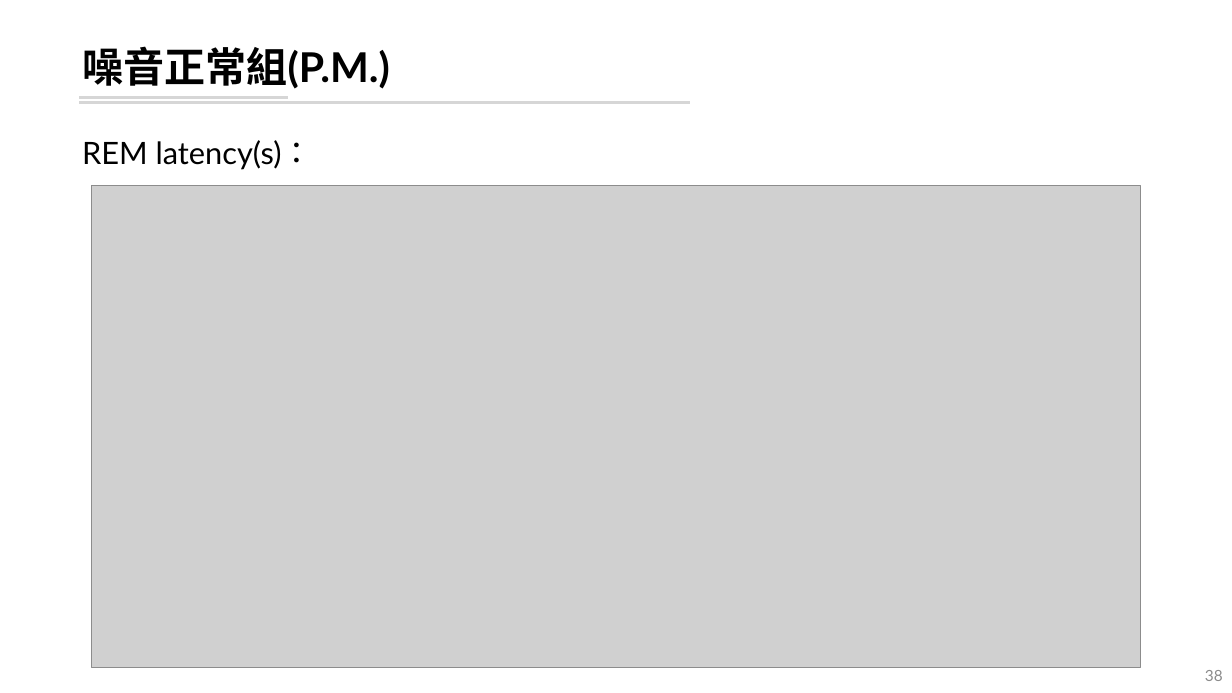
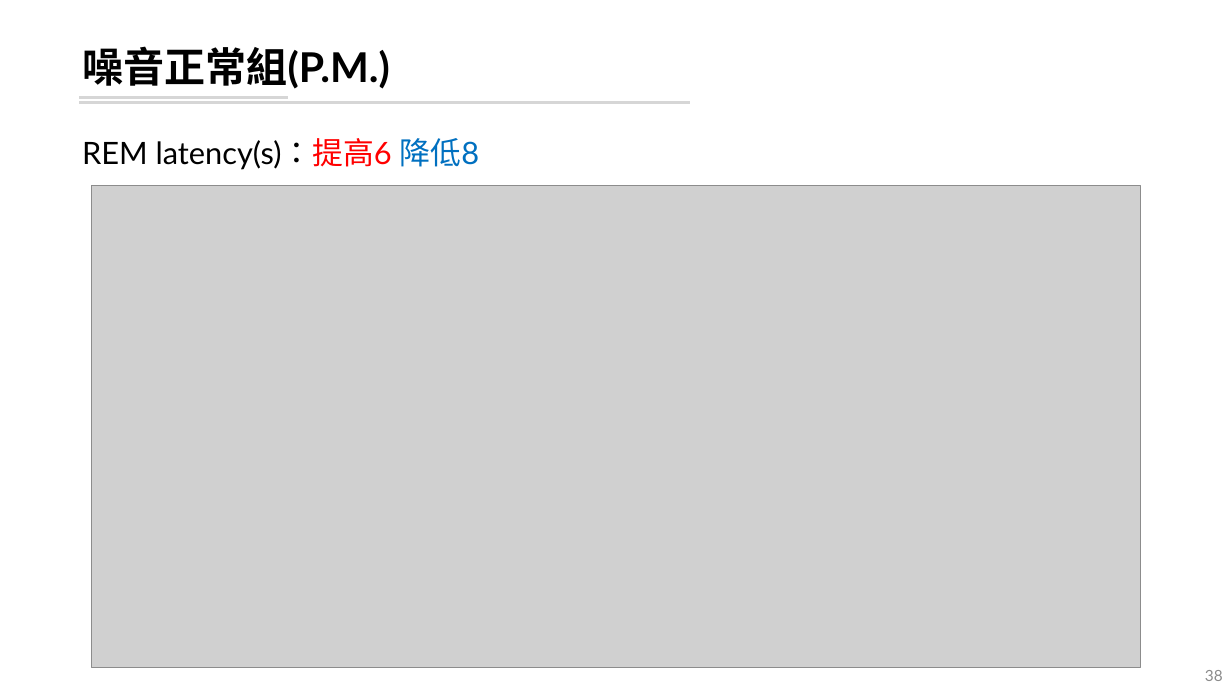
Before and after one commit to leooel97895750/REM_DataMining, a slide deck: slide 38 of 輪班工人暴露噪音下REM片斷化分析.pptx. Drawn at 1232x693 pixels with LibreOffice and Linux fonts; fonts in the diff are those of the drawing; grey boxes stand for pictures. Boxes give left, top, right and bottom in pixels: in the first picture for what was removed or moved away, otherwise in the second. Text is boxed around its words. In the diff, an @@ line names an element or a change of style, - is before the commit and + after.

```diff
--- a/輪班工人暴露噪音下REM片斷化分析.pptx
+++ b/輪班工人暴露噪音下REM片斷化分析.pptx
@@ text at [82, 138, 479, 170]: text changed @@
-REM latency(s)：
+REM latency(s)：提高6 降低8
```
Also in this commit, not shown: 19 other slides changed, 12 slides added, 8 other files.
